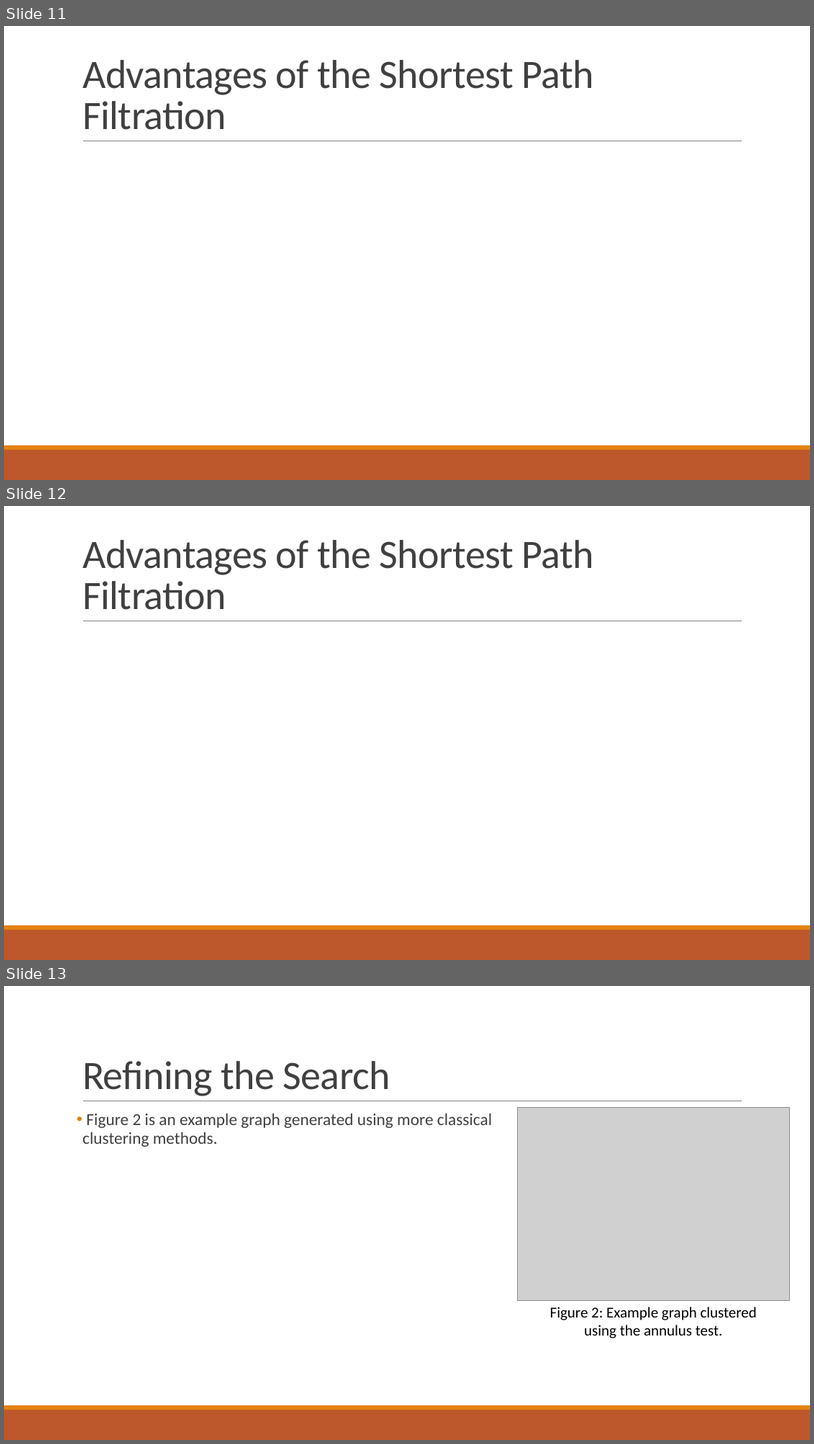
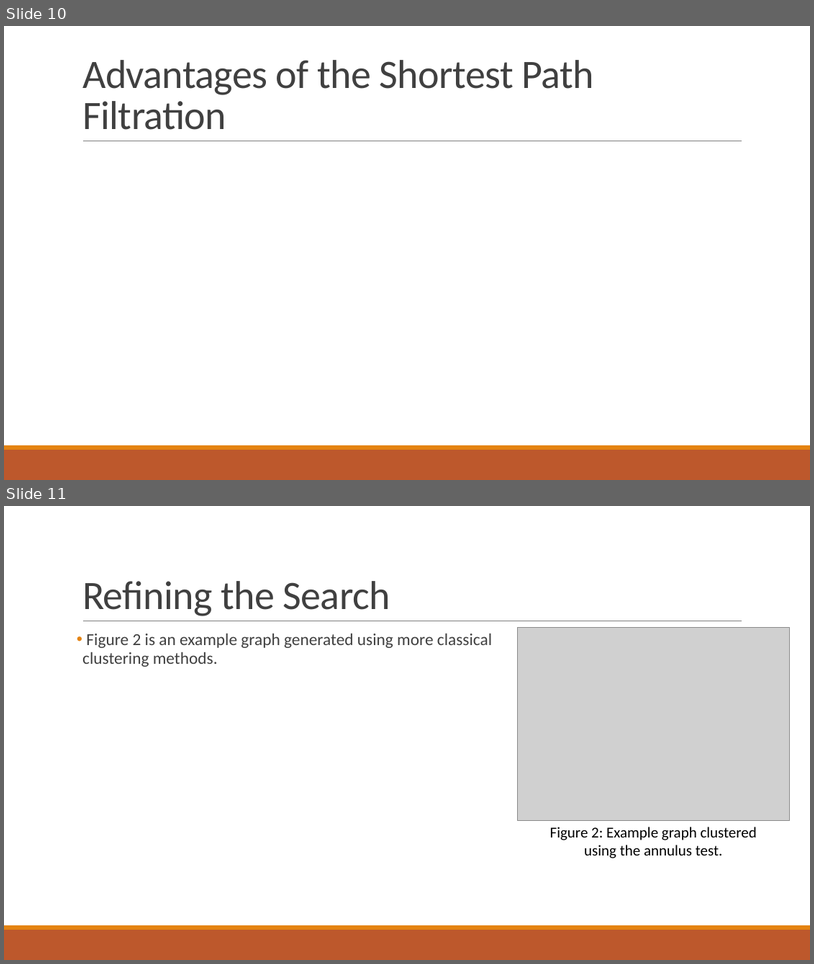
Before and after one commit to MartinSkilleter/Zigzag-Persistent-Homology, a slide deck: TDA Presentation/TDA Presentation Slides.pptx. Shown one above the other, each under a label of ours: slides 11, 12 and 13 before the commit, slides 10 and 11 after it. The pictures are 814x1444 and 814x964 pixels, drawn with LibreOffice and Linux fonts; fonts in the diff are those of the drawing; grey boxes stand for pictures. Boxes give left, top, right and bottom in pixels: in the first picture for what was removed or moved away, otherwise in the second. Text is boxed around its words. In the diff, an @@ line names an element or a change of style, - is before the commit and + after.

```diff
--- a/TDA Presentation/TDA Presentation Slides.pptx
+++ b/TDA Presentation/TDA Presentation Slides.pptx
@@ slide 12 removed at (x1=4, y1=506, x2=810, y2=960), background #FFFFFF; not listed: 3 template elements that a slide beside it also shows @@
@@ title removed at (x1=82, y1=540, x2=594, y2=610) @@
-Advantages of the Shortest Path Filtration
@@ what was slide 11 is now slide 10 @@
@@ what was slide 13 is now slide 11 @@
```
Also in this commit, not shown: 1 slide changed, 2 other slides removed, 2 other files.
